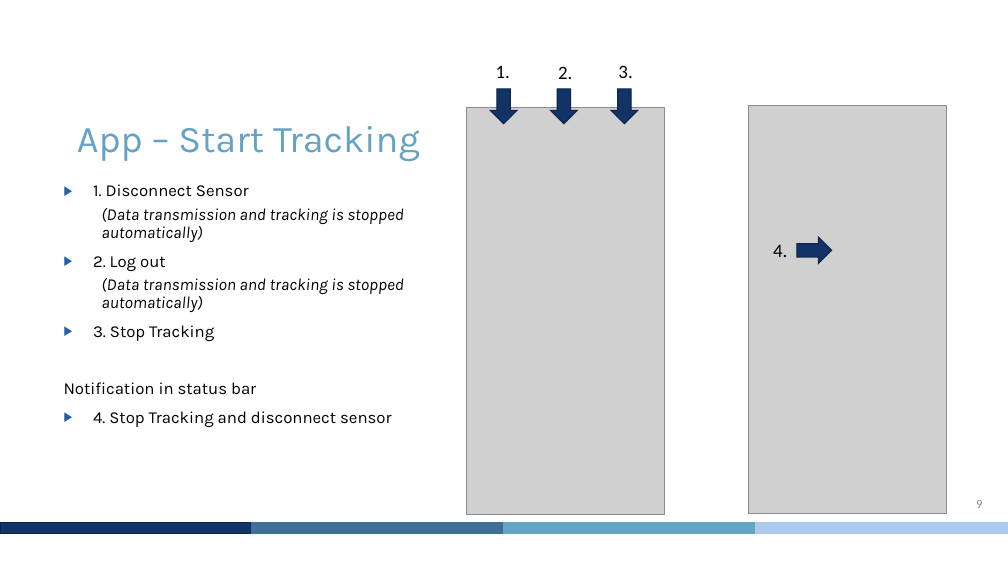
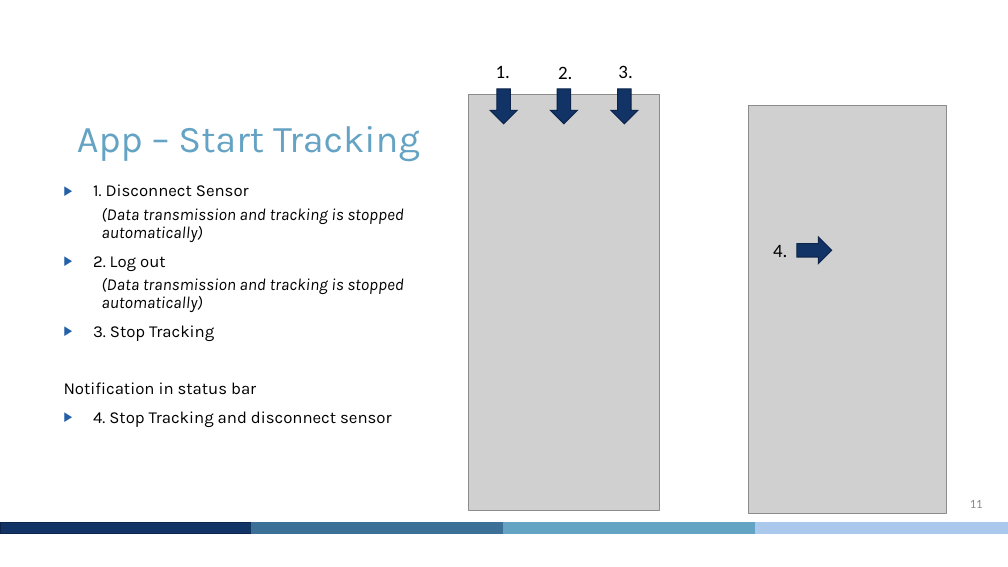
Before and after one commit to DE4L-Project/de4l-sensor-android-app, a slide deck: slide 11 of documentation/quickstart-airbeam2-de4l-app.pptx (slide 9 before the commit). Drawn at 1008x567 pixels with LibreOffice and Linux fonts; fonts in the diff are those of the drawing; grey boxes stand for pictures; background and template pictures are left out. Boxes give left, top, right and bottom in pixels: in the first picture for what was removed or moved away, otherwise in the second. Text is boxed around its words. In the diff, an @@ line names an element or a change of style, - is before the commit and + after.

```diff
--- a/documentation/quickstart-airbeam2-de4l-app.pptx
+++ b/documentation/quickstart-airbeam2-de4l-app.pptx
@@ picture: place and size @@
-picture at box(467, 107, 665, 515)
+picture at box(468, 95, 660, 510)
@@ page number at box(970, 500, 983, 508): text changed @@
-9
+11
```
Also in this commit, not shown: 8 other slides changed, 2 slides added, 30 other files.
